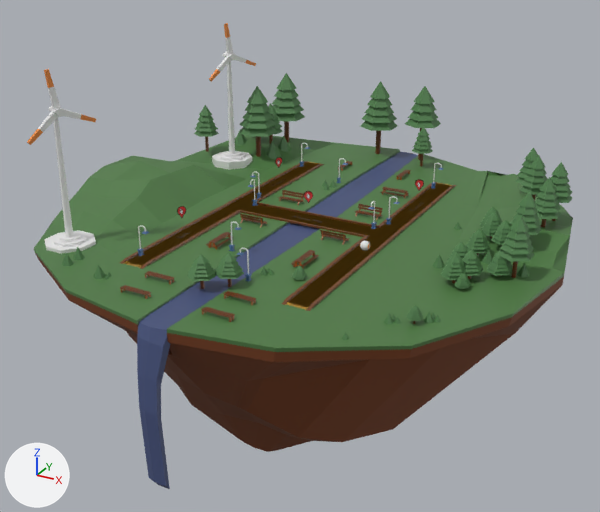
The glTF model public/models/hassenPortfolio.glb: old version first, new version second.
The view is the same before and after, from a 50 mm camera at (105.1, -195.5, 85.9) aimed at (-2.3, -0.3, -11.7). Lighting does not change. The marker at lower left points along +X, +Y and +Z. Where no turn or scale is listed for an object, it has been applied to the vertices. Vertices at the same position are counted once.

In view in the first picture: 'bench-01', 'brick-tile.001', 'curb', 'lamp.001', 'land', 'tree.012', 'tree.013', 'tree.015', 'tree.022', 'water-body', 'wind-turbine-base', 'wind-turbine-base.001'.
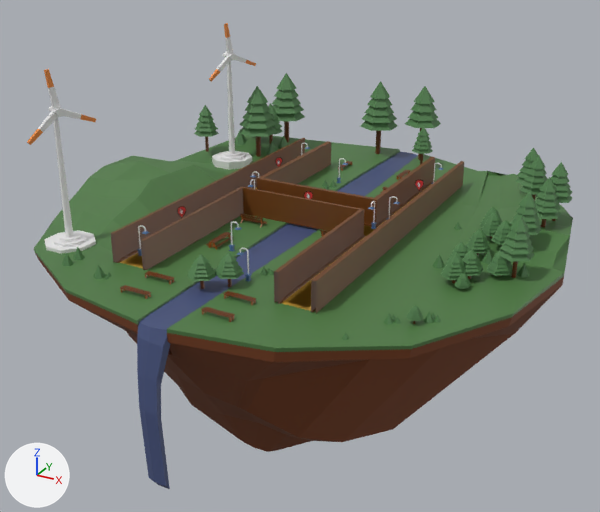
Commit message: fix(front-end): modified the glb file by adding boundary walls for BP89 character

Boxes (x1, y1, x2, y2) around the edits, measured in the pictures (600 x 512 px; the box of a moved part takes in the faces that stretch with it):
'wall-boundary-right-longer', added (brown): after (311, 161, 464, 313)
'wall-boundary-left-longer', added (brown): after (111, 138, 305, 263)
'curb', reshaped: before (120, 161, 456, 311); after (117, 182, 432, 312)
'wall-boundary-left-down', added (brown): after (141, 187, 243, 270)
'wall-boundary-down', added (brown): after (243, 187, 361, 231)
'wall-boundary-right-down', added (brown): after (274, 209, 364, 304)
'wall-boundary-top', added (brown): after (257, 178, 377, 224)
'wall-boundary-right-top', added (brown): after (375, 157, 435, 225)
'wall-boundary-left-top', added (brown): after (257, 141, 331, 184)
part 1 of me_plane, moved or reshaped (not visible afterwards): before (307, 185, 456, 311)
part 2 of me_plane, moved or reshaped: before (120, 161, 308, 264); after (117, 185, 257, 263)
part 3 of me_plane, rebuilt: before (257, 164, 437, 228); after (364, 182, 432, 228)
part 4 of me_plane, rebuilt: before (140, 210, 369, 305); after (144, 235, 365, 304)
'brick-tile.001', unchanged, covered by the edit: before (123, 162, 452, 310); after (125, 225, 375, 308)

The change, as a diff of the scene's bpy script:
```diff
--- a/public/models/hassenPortfolio.glb.py
+++ b/public/models/hassenPortfolio.glb.py
@@ me_plane @@
-me_plane.from_pydata(...)  # 116 vertices, 144 faces; spans x -27.2..27.2, y -50.0..50.0, z -0.7..0.5
+me_plane.from_pydata(...)  # 108 vertices, 132 faces; spans x -28.2..28.2, y -50.0..50.0, z -0.7..0.5
+# me_plane part 1: the loose piece of 28 vertices spanning x 26.3..27.2, y -50.0..50.0, z -0.7..0.5 is moved by (1.0, 0.0, 0.0)
+# me_plane part 2: the loose piece of 28 vertices spanning x -27.2..-26.3, y -50.0..50.0, z -0.7..0.5 is moved by (-1.0, 0.0, 0.0)
+# me_plane part 3: the loose piece of 30 vertices spanning x -20.8..20.8, y 3.8..50.0, z -0.7..0.5 is rebuilt with 26 vertices and now spans x -19.8..19.8, y 3.8..50.0, z -0.7..0.5
+# me_plane part 4: the loose piece of 30 vertices spanning x -20.8..20.8, y -50.0..-3.8, z -0.7..0.5 is rebuilt with 26 vertices and now spans x -19.8..19.8, y -50.0..-3.8, z -0.7..0.5
 me_plane.materials.append(mat_curb_mat)
@@ me_plane_020 @@
+me_plane_020.from_pydata([(19.4, 0.3, -3.2), (19.4, 0.3, 4.8), (18.4, -0.5, -3.2), (18.4, -0.5, 4.8), (-18.5, -0.5, -3.2), (-19.3, 0.3, -3.2), (-18.5, -0.5, 4.8), (-19.3, 0.3, 4.8)], [], [(0, 5, 7), (0, 7, 1), (1, 7, 6), (1, 6, 3), (4, 2, 3), (4, 3, 6)])
+me_plane_020.materials.append(mat_curb_mat)  # brown #714118
@@ me_plane_019 @@
+me_plane_019.from_pydata([(18.0, 0.8, -3.2), (19.3, -0.5, -3.2), (18.0, 0.8, 4.8), (19.3, -0.5, 4.8), (-19.4, -0.5, -3.2), (-17.9, 0.8, 4.8), (-17.9, 0.8, -3.2), (-19.4, -0.5, 4.8)], [], [(6, 5, 2), (6, 2, 0), (3, 7, 4), (3, 4, 1), (2, 5, 7), (2, 7, 3)])
+me_plane_019.materials.append(mat_curb_mat)  # brown #714118
@@ me_plane_018 @@
+me_plane_018.from_pydata([(0.5, 19.7, -3.5), (0.5, 19.7, 4.4), (0.5, -25.3, -3.6), (-0.3, -25.3, -3.6), (-0.4, 20.6, -3.5), (0.5, -25.3, 4.4), (-0.4, 20.6, 4.4), (-0.3, -25.3, 4.4)], [], [(4, 3, 7), (4, 7, 6), (7, 5, 1), (7, 1, 6), (2, 0, 1), (2, 1, 5)])
+me_plane_018.materials.append(mat_curb_mat)  # brown #714118
@@ me_plane_017 @@
+me_plane_017.from_pydata([(0.8, -19.4, -3.5), (-0.7, -20.7, 4.4), (0.8, 25.2, -3.6), (-0.6, 25.2, -3.6), (-0.7, -20.7, -3.5), (0.8, -19.4, 4.4), (0.8, 25.2, 4.4), (-0.6, 25.2, 4.4)], [], [(4, 1, 7), (4, 7, 3), (7, 1, 5), (7, 5, 6), (2, 6, 5), (2, 5, 0)])
+me_plane_017.materials.append(mat_curb_mat)  # brown #714118
@@ me_plane_016 @@
+me_plane_016.from_pydata([(-0.5, 19.7, -3.5), (0.4, 20.6, 4.4), (-0.5, -25.3, -3.6), (0.4, -25.3, -3.6), (0.4, 20.6, -3.5), (-0.5, 19.7, 4.4), (-0.5, -25.3, 4.4), (0.4, -25.3, 4.4)], [], [(4, 1, 7), (4, 7, 3), (7, 1, 5), (7, 5, 6), (2, 6, 5), (2, 5, 0)])
+me_plane_016.materials.append(mat_curb_mat)  # brown #714118
@@ me_plane_015 @@
+me_plane_015.from_pydata([(-0.8, -19.4, 4.4), (0.6, -20.7, 4.4), (-0.8, 25.2, -3.6), (-0.8, -19.4, -3.5), (0.6, 25.2, -3.6), (0.6, -20.7, -3.5), (-0.8, 25.2, 4.4), (0.6, 25.2, 4.4)], [], [(5, 4, 7), (5, 7, 1), (7, 6, 0), (7, 0, 1), (2, 3, 0), (2, 0, 6)])
+me_plane_015.materials.append(mat_curb_mat)  # brown #714118
@@ me_plane_014 @@
+me_plane_014.from_pydata([(-0.4, -50.0, -4.0), (0.4, -50.0, -4.0), (-0.4, -50.0, 4.0), (0.4, -50.0, 4.0), (-0.4, 50.0, -4.0), (0.4, 50.0, -4.0), (-0.4, 50.0, 4.0), (0.4, 50.0, 4.0)], [], [(7, 3, 1), (7, 1, 5), (6, 2, 3), (6, 3, 7), (4, 0, 2), (4, 2, 6)])
+me_plane_014.materials.append(mat_curb_mat)  # brown #714118
@@ me_plane_005 @@
+me_plane_005.from_pydata([(0.6, -50.0, -4.0), (-0.6, -50.0, -4.0), (0.6, -50.0, 4.0), (-0.6, -50.0, 4.0), (0.6, 50.0, -4.0), (-0.6, 50.0, -4.0), (0.6, 50.0, 4.0), (-0.6, 50.0, 4.0)], [], [(7, 3, 2), (7, 2, 6), (6, 2, 0), (6, 0, 4), (5, 1, 3), (5, 3, 7)])
+me_plane_005.materials.append(mat_curb_mat)  # brown #714118
@@ ob_wall_boundary_down @@
+ob_wall_boundary_down = bpy.data.objects.new('wall-boundary-down', me_plane_020)
+ob_wall_boundary_down.location = (0.0, -4.4, 3.2)
@@ ob_wall_boundary_top @@
+ob_wall_boundary_top = bpy.data.objects.new('wall-boundary-top', me_plane_019)
+ob_wall_boundary_top.location = (0.0, 4.6, 3.2)
@@ ob_wall_boundary_left_down @@
+ob_wall_boundary_left_down = bpy.data.objects.new('wall-boundary-left-down', me_plane_018)
+ob_wall_boundary_left_down.location = (-18.9, -24.7, 3.5)
@@ ob_wall_boundary_left_top @@
+ob_wall_boundary_left_top = bpy.data.objects.new('wall-boundary-left-top', me_plane_017)
+ob_wall_boundary_left_top.location = (-18.7, 24.8, 3.5)
@@ ob_wall_boundary_right_down @@
+ob_wall_boundary_right_down = bpy.data.objects.new('wall-boundary-right-down', me_plane_016)
+ob_wall_boundary_right_down.location = (18.9, -24.7, 3.5)
@@ ob_wall_boundary_right_top @@
+ob_wall_boundary_right_top = bpy.data.objects.new('wall-boundary-right-top', me_plane_015)
+ob_wall_boundary_right_top.location = (18.8, 24.8, 3.5)
@@ ob_wall_boundary_left_longer @@
+ob_wall_boundary_left_longer = bpy.data.objects.new('wall-boundary-left-longer', me_plane_014)
+ob_wall_boundary_left_longer.location = (-28.3, 0.0, 4.0)
@@ ob_wall_boundary_right_longer @@
+ob_wall_boundary_right_longer = bpy.data.objects.new('wall-boundary-right-longer', me_plane_005)
+ob_wall_boundary_right_longer.location = (28.4, 0.0, 4.0)
```
